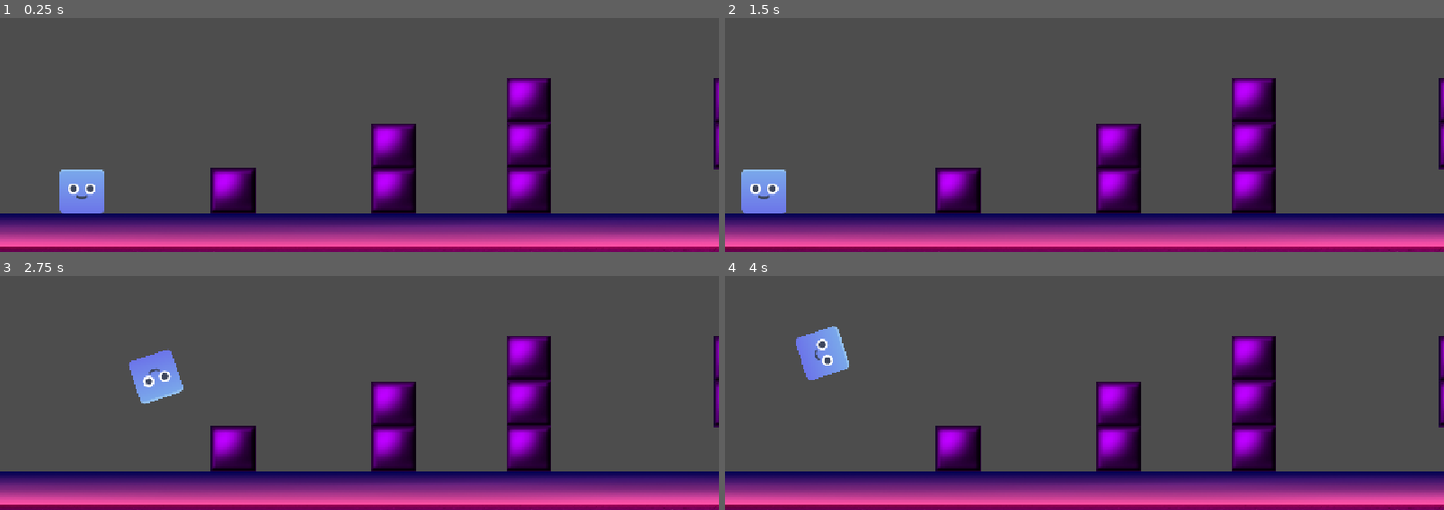
Above: before the commit, frames 1-4 (two rows, left to right).
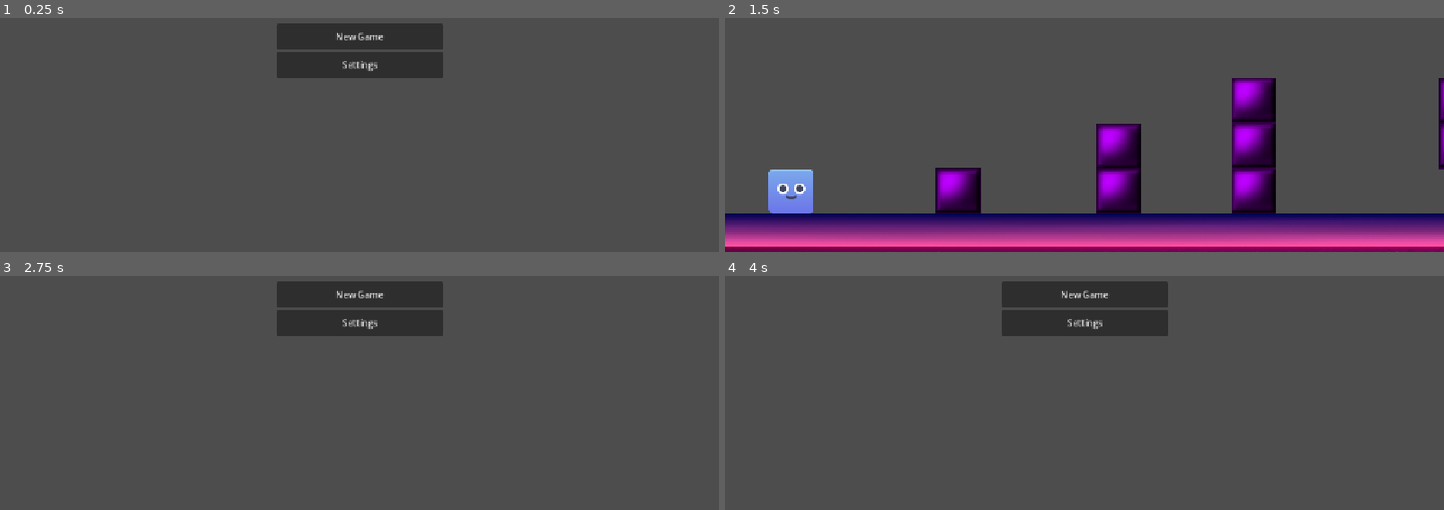
Above: after the commit, the same moments.

Repository: ZaydAlnabulsi/CMSC495-Geometry-Dash
Game: Godot game, scene res://scenes/scene_manager.tscn
Two runs of this game, one before a commit and one after it. Both use one fixed random seed, a clock stepped at 60 frames per second and the inputs below. Before the commit the project starts from res://scenes/level1.tscn.
Inputs (mouse positions are in pixels of both pictures, inside the frame that each line leads up to):
- Up to frame 1 (0.25 s): no input
- Up to frame 2 (1.5 s): click (1084, 64) at 0.5 s, where only the run after the commit has a clickable "Settings"; click (1084, 36) at 1.25 s, where only the run after the commit has a clickable "New Game"
- Up to frame 3 (2.75 s): move the mouse to (517, 287) at 2.02 s; click (517, 287) at 2.27 s
- Up to frame 4 (4 s): click (1084, 294) at 2.75 s, where only the run after the commit has a clickable "New Game"; move the mouse to (940, 327) at 3.52 s; click (940, 327) at 3.77 s

The runs differ from the first frame. In frame 1, 30% of the frame differs, in the area x 0-100%, y 2-100%; in frame 2, 1.5%; in frame 3, 30%; in frame 4, 30%.

Commit message:
Implemented a scene manager

Diff:
--- a/geometrydashclone/project.godot
+++ b/geometrydashclone/project.godot
@@ -11,9 +11,13 @@
 [application]
 
 config/name="GeometryDashClone"
-run/main_scene="uid://bbu54yl10b86l"
+run/main_scene="uid://c4fuqbhhxhl07"
 config/features=PackedStringArray("4.4", "Forward Plus")
 config/icon="res://icon.svg"
+
+[autoload]
+
+Global="*res://scripts/global.gd"
 
 [display]
 
--- /dev/null
+++ b/geometrydashclone/scenes/main_menu.tscn
@@ -0,0 +1,38 @@
+[gd_scene load_steps=2 format=3 uid="uid://b71uf4h6gea50"]
+
+[ext_resource type="Script" uid="uid://cmw1aai77hwm" path="res://scripts/main_menu.gd" id="1_l6cm7"]
+
+[node name="MainMenu" type="Control"]
+layout_mode = 3
+anchors_preset = 15
+anchor_right = 1.0
+anchor_bottom = 1.0
+grow_horizontal = 2
+grow_vertical = 2
+script = ExtResource("1_l6cm7")
+
+[node name="VBoxContainer" type="VBoxContainer" parent="."]
+layout_mode = 1
+anchors_preset = 8
+anchor_left = 0.5
+anchor_top = 0.5
+anchor_right = 0.5
+anchor_bottom = 0.5
+offset_left = -148.0
+offset_top = -48.5
+offset_right = 148.0
+offset_bottom = 48.5
+grow_horizontal = 2
+grow_vertical = 2
+
+[node name="NewGameButton" type="Button" parent="VBoxContainer"]
+layout_mode = 2
+size_flags_vertical = 3
+text = "New Game"
+
+[node name="SettingsButton" type="Button" parent="VBoxContainer"]
+layout_mode = 2
+size_flags_vertical = 3
+text = "Settings"
+
+[connection signal="pressed" from="VBoxContainer/NewGameButton" to="." method="_on_new_game_button_pressed"]
--- /dev/null
+++ b/geometrydashclone/scenes/scene_manager.tscn
@@ -0,0 +1,6 @@
+[gd_scene load_steps=2 format=3 uid="uid://c4fuqbhhxhl07"]
+
+[ext_resource type="Script" uid="uid://ca2jbbkkrfhip" path="res://scripts/scene_manager.gd" id="1_we8k5"]
+
+[node name="SceneManager" type="Node"]
+script = ExtResource("1_we8k5")
--- /dev/null
+++ b/geometrydashclone/scripts/global.gd
@@ -0,0 +1,3 @@
+extends Node
+
+var scene_manager : SceneManager
--- /dev/null
+++ b/geometrydashclone/scripts/main_menu.gd
@@ -0,0 +1,4 @@
+extends Control
+
+func _on_new_game_button_pressed() -> void:
+	Global.scene_manager.change_scene("res://scenes/level1.tscn")
--- /dev/null
+++ b/geometrydashclone/scripts/scene_manager.gd
@@ -0,0 +1,19 @@
+class_name SceneManager extends Node
+
+var current_scene
+
+func _ready() -> void:
+	Global.scene_manager = self
+	change_scene("res://scenes/main_menu.tscn")
+
+func change_scene(new_scene: String, delete: bool = true, keep_running: bool = false) -> void:
+	if current_scene != null:
+		if delete:
+			current_scene.queue_free()
+		elif keep_running:
+			current_scene.visible = false
+		else:
+			self.remove_child(current_scene)
+	var new = load(new_scene).instantiate()
+	self.add_child(new)
+	current_scene = new
Not shown, added: geometrydashclone/scripts/global.gd.uid
Not shown, added: geometrydashclone/scripts/main_menu.gd.uid
Not shown, added: geometrydashclone/scripts/scene_manager.gd.uid
